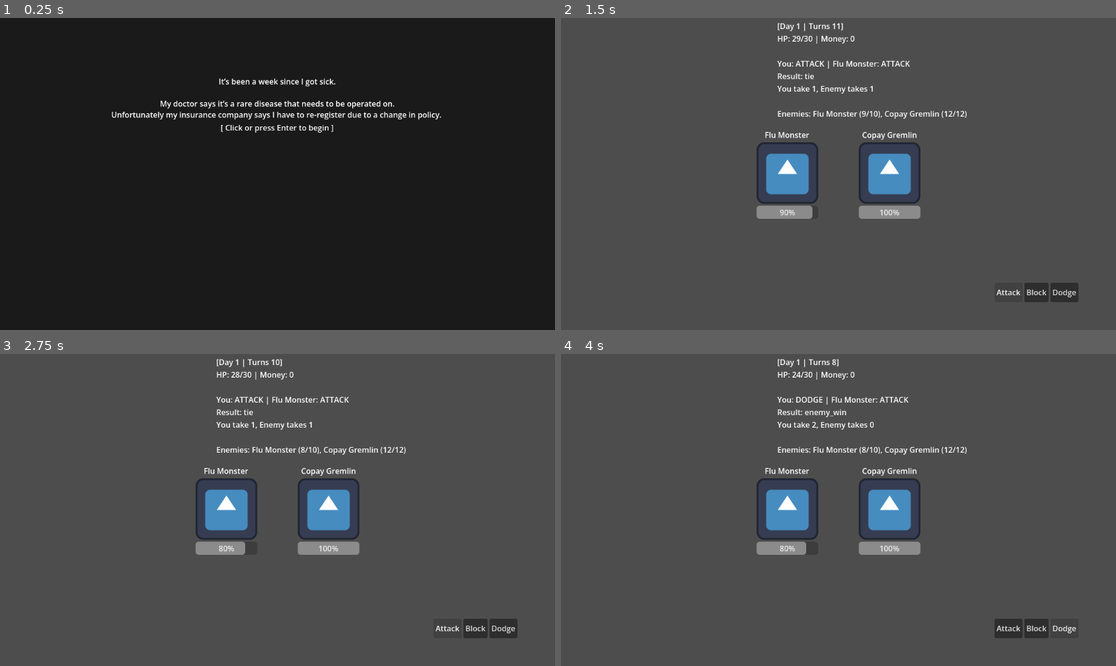
Above: before the commit, frames 1-4 (two rows, left to right).
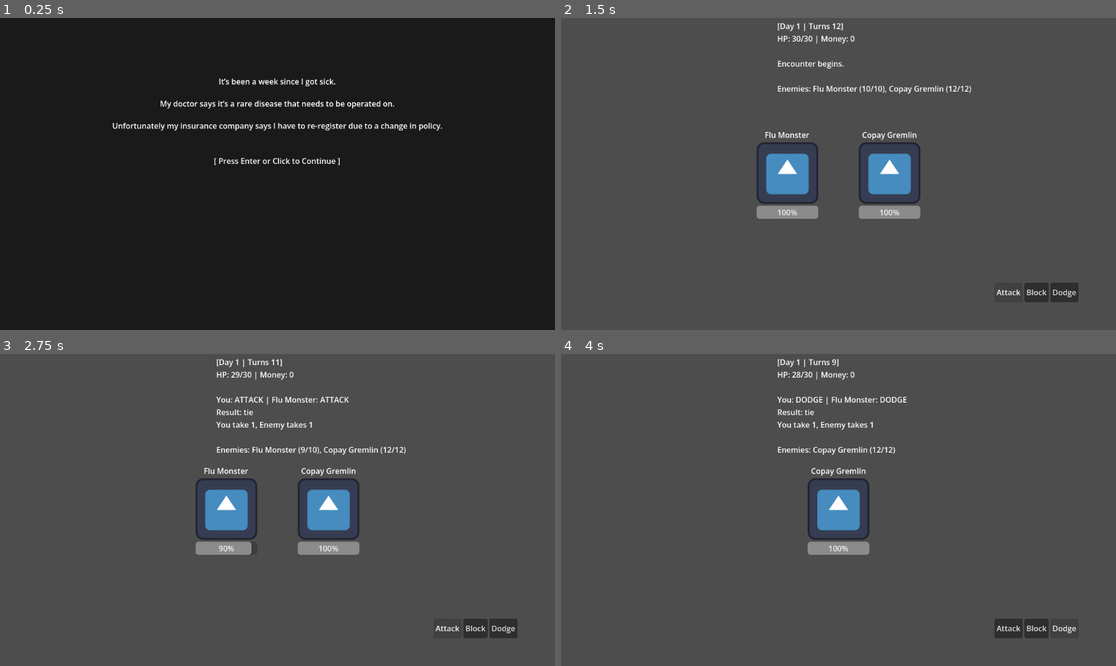
Above: after the commit, the same moments.

Repository: memjamim/InsuranceGame
Game: Godot game, scene res://scenes/intro/Intro.tscn
The game is run twice, just before and just after one commit, with the same random seed, the same clock (stepped at 60 frames per second) and the same inputs. The engine's default icon, where the game draws it, is replaced by a stand-in: a white triangle on a blue panel in a dark square.
Inputs (mouse positions are in pixels of both pictures, inside the frame that each line leads up to):
- Up to frame 1 (0.25 s): no input
- Up to frame 2 (1.5 s): tap Enter (ui_accept) at 0.5 s; move the mouse to (960, 158) at 0.52 s; hold Enter (ui_accept) 0.53-1.25 s; click (960, 158) at 0.67 s; click (1010, 292) at 1.25 s, where only the run before the commit has a clickable "Attack"
- Up to frame 3 (2.75 s): click "Attack" at 2 s
- Up to frame 4 (4 s): click "Block" at 2.75 s; click "Dodge" at 3.5 s

The runs differ from the first frame. In frame 1, 1.5% of the frame differs, in the area x 20-80%, y 30-48%; in frame 2, 1.1%; in frame 3, less than 0.1%; in frame 4, 5.6%, in the area x 35-74%, y 1-65%.

Commit message:
Intro now uses new text

Diff:
--- a/insurance-game-project-folder/scenes/intro/intro.gd
+++ b/insurance-game-project-folder/scenes/intro/intro.gd
@@ -9,19 +9,19 @@
 
 # Each entry is one screen of text. BBCode supported.
 var panels: Array[String] = [
-	"[center]It’s been a week since I got sick.\n\nMy doctor says it’s a rare disease that needs to be operated on.\nUnfortunately my insurance company says I have to re-register due to a change in policy. [/center]",
+	"[center]It’s been a week since I got sick.\n\nMy doctor says it’s a rare disease that needs to be operated on.\n\nUnfortunately my insurance company says I have to re-register due to a change in policy.\n\n [/center]",
 
-	"[center]I dragged myself out of the house to visit the Department of Insurance Processing.\nI just want to get this over with.\nThe line is long and I check my documents over and over again, making sure I haven’t forgotten anything.	[/center]",
+	"[center]I dragged myself out of the house to visit the Department of Insurance Processing.\n\nI just want to get this over with.\n\nThe line is long and I check my documents over and over again, making sure I haven’t forgotten anything.\n\n[/center]",
 
-	"[center]“Hello sir. How can I help you today?”\n“Hi, I’m here to re-register for my insurance. There was a policy change or something like that. Here are my documents.”\n“Right. Please give me a moment to check if you have everything in order.” [/center]",
+	"[center]“Hello sir. How can I help you today?”\n\n“Hi, I’m here to re-register for my insurance. There was a policy change or something like that. Here are my documents.”\n\n“Right. Please give me a moment to check if you have everything in order.”\n\n [/center]",
 
-	"[center]After a moment, the man hands my documents back to me.\n“I’m sorry sir, it appears you’re missing some important documents needed for the re-registration.”\n“The new policy requires some new documents to be processed.”\n“Luckily, the other documents you need can be acquired and filled out in this building.”\n“Let’s see. You need forms 27-B/6 though 53-Z/9, registry forms, and some small legal forms that the other staff members can fill you in on.”	[/center]",
+	"[center]After a moment, the man hands my documents back to me.\n\n“I’m sorry sir, it appears you’re missing some important documents needed for the re-registration.”\n\n“The new policy requires some new documents to be processed.”\n\n“Luckily, the other documents you need can be acquired and filled out in this building.”\n\n“Let’s see. You need forms 27-B/6 though 53-Z/9, registry forms, and some small legal forms that the other staff members can fill you in on.”\n\n[/center]",
 
-	"[center]I could feel my illness flaring up from the stress of this procedure.\n“Where do I go to get these forms?”\n“Oh you can go up the stairs and someone will help you out.”\n“I apologize sir but you are holding up the line so I’m afraid I’ll have to ask you to step out.”[/center]",
+	"[center]I could feel my illness flaring up from the stress of this procedure.\n\n“Where do I go to get these forms?”\n\n“Oh you can go up the stairs and someone will help you out.”\n\n“I apologize sir but you are holding up the line so I’m afraid I’ll have to ask you to step out.”\n\n[/center]",
 
-	"[center]I get out of the line and look at the clock on the wall. This office closes at 5 PM.\nI don’t have much time to get everything together.\nI check my documents, I confirm everything I need to grab, and my fever climbs once again.\nI step towards the next floor.[/center]",
+	"[center]I get out of the line and look at the clock on the wall. This office closes at 5 PM.\n\nI don’t have much time to get everything together.\n\nI check my documents, I confirm everything I need to grab, and my fever climbs once again.\n\nI step towards the next floor.\n\n[/center]",
 
-	"[center]\n\n\n[b]DAY 1[/b]\n\n[i]The Lobby[/i]\n\n[color=gray]— Fight the sickness. Collect what you can. —[/color][/center]"
+	"[center]\n\n\n[b]DAY 1[/b]\n\n[i]The Lobby[/i]\n\n[color=gray]— Fight the sickness. Collect what you can. —\n[/color][/center]"
 ]
 
 var _current: int = 0
@@ -30,22 +30,29 @@
 func _ready() -> void:
 	print(panel_label)   # debug: remove once confirmed not null
 	print(continue_hint) # debug: remove once confirmed not null
-	panel_label.text = "[center]It’s been a week since I got sick.\n\nMy doctor says it’s a rare disease that needs to be operated on.\nUnfortunately my insurance company says I have to re-register due to a change in policy. [/center]"
-	continue_hint.text = "[ Click or press Enter to begin ]"
+	_show_panel(_current)
+	#panel_label.text = "[center]It’s been a week since I got sick.\n\nMy doctor says it’s a rare disease that needs to be operated on.\nUnfortunately my insurance company says I have to re-register due to a change in policy. [/center]"
+	#continue_hint.text = "[ Click or press Enter to begin ]"
 
 func _input(event: InputEvent) -> void:
 	var clicked: bool = event is InputEventMouseButton \
 		and (event as InputEventMouseButton).button_index == MOUSE_BUTTON_LEFT \
 		and event.pressed
 	if event.is_action_pressed("ui_accept") or clicked:
-		get_tree().change_scene_to_file(next_scene_path)
+		if _current < panels.size():
+			_advance()
+		else:
+			get_tree().change_scene_to_file(next_scene_path)
 
 func _unhandled_input(event: InputEvent) -> void:
 	var clicked: bool = event is InputEventMouseButton \
 		and (event as InputEventMouseButton).button_index == MOUSE_BUTTON_LEFT \
 		and event.pressed
 	if event.is_action_pressed("ui_accept") or clicked:
-		get_tree().change_scene_to_file(next_scene_path)
+		if _current < panels.size():
+			_advance()
+		else:
+			get_tree().change_scene_to_file(next_scene_path)
 
 
 func _advance() -> void:
